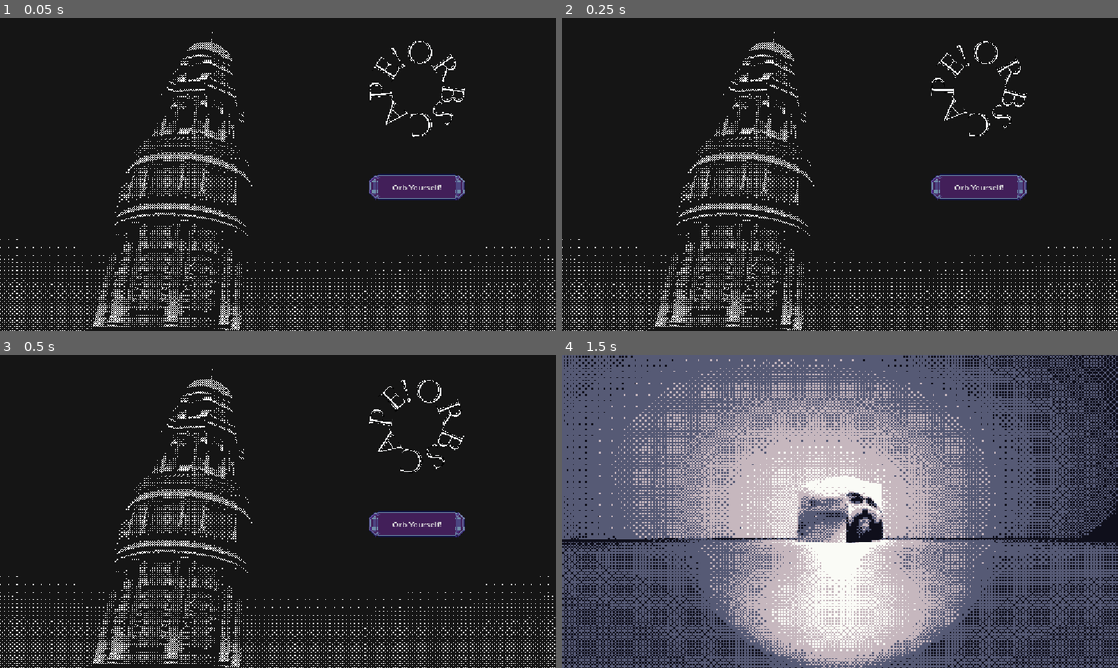
Above: before the commit, frames 1-4 (two rows, left to right).
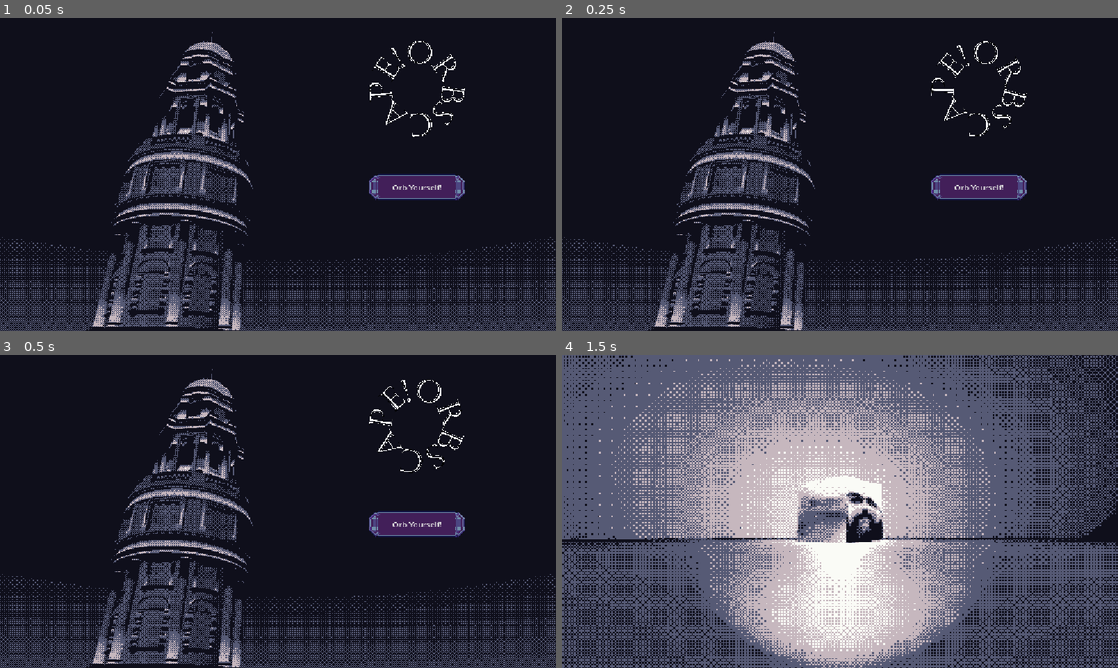
Above: after the commit, the same moments.

Repository: Sgedelta/orbscape
Game: Godot game, scene res://assets/maybe_real_game/menu.tscn
The game is run twice, just before and just after one commit, with the same random seed, the same clock (stepped at 60 frames per second) and the same inputs.
Inputs (mouse positions are in pixels of both pictures, inside the frame that each line leads up to):
- Up to frame 1 (0.05 s): no input
- Up to frame 2 (0.25 s): no input
- Up to frame 3 (0.5 s): no input
- Up to frame 4 (1.5 s): click "Orb Yourself!" at 0.5 s; tap Enter at 1.25 s; move the mouse to (867, 511) at 1.27 s; tap Mouse wheel down (backward) at 1.35 s

The runs differ from the first frame. In frame 1, 12% of the frame differs, in the area x 0-100%, y 4-100%; in frame 2, 12%; in frame 3, 12%; in frame 4, nothing differs.

Commit message:
menu mono > hollow

Diff:
--- /dev/null
+++ b/assets/maybe_real_game/camera_filter_display.tscn
@@ -0,0 +1,41 @@
+[gd_scene format=3 uid="uid://by05f05hflrey"]
+
+[ext_resource type="Shader" uid="uid://dske138voidgj" path="res://shader/dither.gdshader" id="1_b2a6h"]
+[ext_resource type="Texture2D" uid="uid://b7e6sm50r3ivn" path="res://assets/palette_mono.png" id="2_oulb7"]
+[ext_resource type="Texture2D" uid="uid://rqm7tbh40kcj" path="res://assets/dither_matrix.png" id="3_m3p01"]
+[ext_resource type="PackedScene" uid="uid://ci4dsy07s7262" path="res://assets/maybe_real_game/test_level.tscn" id="4_b2a6h"]
+
+[sub_resource type="ShaderMaterial" id="ShaderMaterial_ojcrw"]
+resource_local_to_scene = true
+shader = ExtResource("1_b2a6h")
+shader_parameter/u_dither_tex = ExtResource("3_m3p01")
+shader_parameter/u_color_tex = ExtResource("2_oulb7")
+shader_parameter/u_bit_depth = 32
+shader_parameter/u_contrast = 1.31
+shader_parameter/u_offset = -0.16
+shader_parameter/u_dither_size = 2
+
+[sub_resource type="ViewportTexture" id="ViewportTexture_n4nl8"]
+viewport_path = NodePath("SubViewportContainer/SubViewport")
+
+[node name="TextureRect" type="TextureRect" unique_id=300592302]
+material = SubResource("ShaderMaterial_ojcrw")
+anchors_preset = 15
+anchor_right = 1.0
+anchor_bottom = 1.0
+grow_horizontal = 2
+grow_vertical = 2
+texture = SubResource("ViewportTexture_n4nl8")
+
+[node name="SubViewportContainer" type="SubViewportContainer" parent="." unique_id=156858114]
+show_behind_parent = true
+layout_mode = 0
+offset_right = 40.0
+offset_bottom = 40.0
+
+[node name="SubViewport" type="SubViewport" parent="SubViewportContainer" unique_id=302341405]
+handle_input_locally = false
+size = Vector2i(1080, 720)
+render_target_update_mode = 4
+
+[node name="TestLevel2" parent="SubViewportContainer/SubViewport" unique_id=5879746 instance=ExtResource("4_b2a6h")]
--- a/assets/maybe_real_game/menu.tscn
+++ b/assets/maybe_real_game/menu.tscn
@@ -6,14 +6,14 @@
 [ext_resource type="Texture2D" uid="uid://bwy1oby8cu2wd" path="res://assets/random_bs_go/OrbscapeButtonFrame.png" id="3_ii8mm"]
 [ext_resource type="PackedScene" uid="uid://cmm3laexqb7vv" path="res://assets/maybe_real_game/title_filter_display.tscn" id="3_lhs6i"]
 [ext_resource type="Shader" uid="uid://dske138voidgj" path="res://shader/dither.gdshader" id="4_2yx1d"]
-[ext_resource type="Texture2D" uid="uid://b7e6sm50r3ivn" path="res://assets/palette_mono.png" id="5_2x3sg"]
+[ext_resource type="Texture2D" uid="uid://cd0uyvstgg2je" path="res://assets/palette_hollow.png" id="5_2yx1d"]
 [ext_resource type="Texture2D" uid="uid://rqm7tbh40kcj" path="res://assets/dither_matrix.png" id="6_oq61m"]
 
 [sub_resource type="ShaderMaterial" id="ShaderMaterial_2yx1d"]
 resource_local_to_scene = true
 shader = ExtResource("4_2yx1d")
 shader_parameter/u_dither_tex = ExtResource("6_oq61m")
-shader_parameter/u_color_tex = ExtResource("5_2x3sg")
+shader_parameter/u_color_tex = ExtResource("5_2yx1d")
 shader_parameter/u_bit_depth = 32
 shader_parameter/u_contrast = 1.31
 shader_parameter/u_offset = -0.16
